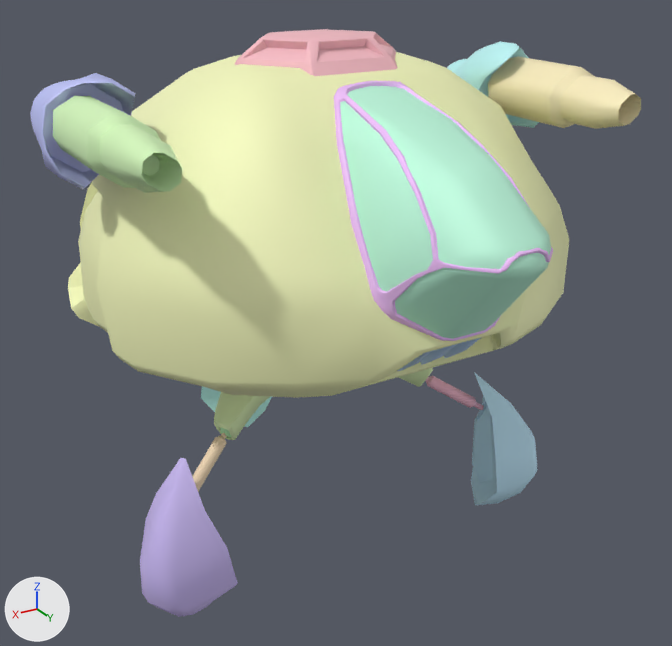
One commit to the glTF model _object-render/spike/anim_out/evturr00.glb: the scene before it, then after it.
Rendered twice from a 50 mm lens placed at (3.49, 6.46, 2.7), pointed at (-0.03, 0.59, -0.23). The lights are fixed; the arrows at lower left show +X, +Y and +Z. The first picture is the older version. Where no turn or scale is listed for an object, it has been applied to the vertices.

In view in the first picture: 'Frame', 'cockpit', 'foot_l', 'foot_r', 'gun_l', 'gun_r', 'head_hex_vent', 'leg_r', 'recoil_l', 'recoil_r', 'support', 'turret_y' and 4 more.
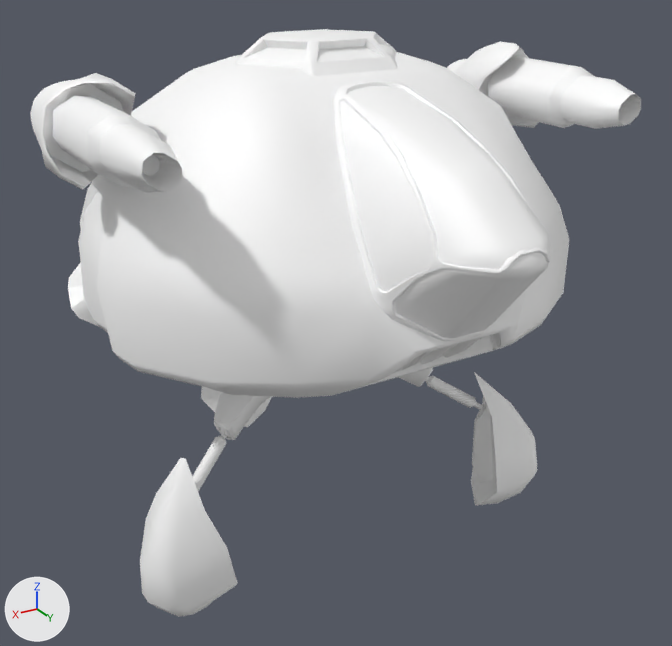
What changed in the scene script:
```text
Change me_support:
    where me_support.from_pydata(...)  # 257 vertices, 500 faces; spans x -1.03..1.03, y -1.16..0.72, z -0.7..0.32
    remove me_support.materials.append(mat_support)  # green #e4f9bf
    add me_support.materials.append(mat_evturr00_001)  # white #ffffff
Change me_leg_r:
    where me_leg_r.from_pydata(...)  # 48 vertices, 80 faces; spans x -0.007..0.518, y -0.016..0.311, z -0.354..0.013
    remove me_leg_r.materials.append(mat_leg_r)  # beige #f9e1bf
    add me_leg_r.materials.append(mat_evturr00_004)  # white #ffffff
Change me_foot_r:
    where me_foot_r.from_pydata(...)  # 76 vertices, 148 faces; spans x -0.3..0.376, y -0.4..0.355, z -0.976..0.397
    remove me_foot_r.materials.append(mat_foot_r)  # purple #d0bff9
    add me_foot_r.materials.append(mat_evturr00_005)  # white #ffffff
Change me_foot_l:
    where me_foot_l.from_pydata(...)  # 76 vertices, 148 faces; spans x -0.478..0.179, y -0.345..0.41, z -1.002..0.38
    remove me_foot_l.materials.append(mat_foot_l)  # blue #bfe6f9
    add me_foot_l.materials.append(mat_evturr00_008)  # white #ffffff
Change me_turret_y:
    where me_turret_y.from_pydata(...)  # 469 vertices, 920 faces; spans x -1.88..1.88, y -1.45..2.27, z 0.31..2.27
    remove me_turret_y.materials.append(mat_turret_y)  # beige #f5f9bf
    add me_turret_y.materials.append(mat_evturr00_009)  # white #ffffff
Change me_frame:
    where me_frame.from_pydata(...)  # 224 vertices, 344 faces; spans x -0.59..0.59, y -0.86..0.86, z -0.72..0.72
    remove me_frame.materials.append(mat_frame)  # purple #efbff9
    add me_frame.materials.append(mat_evturr00_010)  # white #ffffff
Change me_cockpit:
    where me_cockpit.from_pydata(...)  # 64 vertices, 106 faces; spans x -0.57..0.57, y -0.8..0.96, z -0.71..0.71
    remove me_cockpit.materials.append(mat_cockpit)  # green #bff9df
    add me_cockpit.materials.append(mat_glasscpit_d)  # white #ffffff
Change me_gun_r:
    where me_gun_r.from_pydata(...)  # 163 vertices, 286 faces; spans x -0.08..1.026, y -0.53..0.488, z -0.353..0.341
    remove me_gun_r.materials.append(mat_gun_r)  # blue #bfc5f9
    add me_gun_r.materials.append(mat_evturr00_011)  # white #ffffff
Change me_recoil_r:
    where me_recoil_r.from_pydata(...)  # 81 vertices, 150 faces; spans x -0.23..0.23, y -0.46..1.16, z -0.22..0.22
    remove me_recoil_r.materials.append(mat_recoil_r)  # green #d8f9bf
    add me_recoil_r.materials.append(mat_evturr00_012)  # white #ffffff
Change me_gun_l:
    where me_gun_l.from_pydata(...)  # 164 vertices, 296 faces; spans x -1.026..0.08, y -0.53..0.488, z -0.353..0.341
    remove me_gun_l.materials.append(mat_gun_l)  # cyan #bff7f9
    add me_gun_l.materials.append(mat_evturr00_013)  # white #ffffff
Change me_recoil_l:
    where me_recoil_l.from_pydata(...)  # 81 vertices, 150 faces; spans x -0.23..0.23, y -0.46..1.16, z -0.22..0.22
    remove me_recoil_l.materials.append(mat_recoil_l)  # beige #f9ecbf
    add me_recoil_l.materials.append(mat_evturr00_014)  # white #ffffff
Change me_head_hex_vent:
    where me_head_hex_vent.from_pydata(...)  # 93 vertices, 154 faces; spans x -0.68..0.663, y -0.357..0.65, z 2.3..2.508
    remove me_head_hex_vent.materials.append(mat_head_hex_vent)  # pink #f9bfc8
    add me_head_hex_vent.materials.append(mat_evturr00_015)  # white #ffffff
```

Changed parts and their boxes (x1, y1, x2, y2) in the pictures (672 x 646 px):
'turret_y', recoloured (beige to white): (68, 52, 569, 398) in both
'cockpit', recoloured (green to white): (340, 86, 551, 339) in both
'foot_r', recoloured (purple to white): (140, 458, 238, 617) in both
'recoil_r', recoloured (green to white): (53, 96, 182, 193) in both
'recoil_l', recoloured (beige to white): (488, 56, 641, 129) in both
'foot_l', recoloured (blue to white): (471, 372, 538, 505) in both
'head_hex_vent', recoloured (pink to white): (235, 29, 398, 76) in both
'Frame', recoloured: (334, 81, 553, 341) in both
'gun_r', recoloured (blue to white): (30, 73, 135, 190) in both
'gun_l', recoloured (cyan to white): (447, 41, 539, 128) in both
'support', recoloured: (214, 368, 433, 440) in both
'leg_r', recoloured (beige to white): (192, 433, 227, 492) in both
